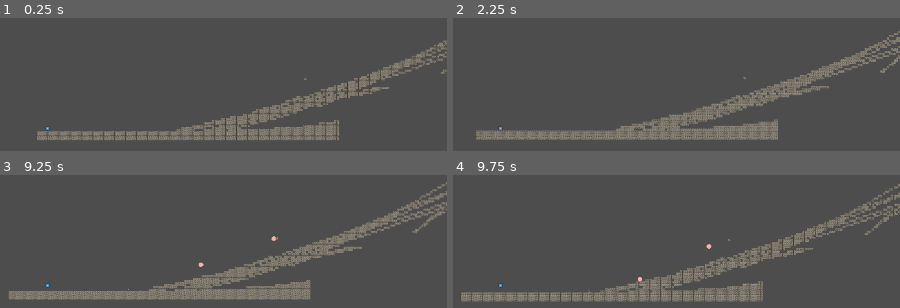
Above: before the commit, frames 1-4 (two rows, left to right).
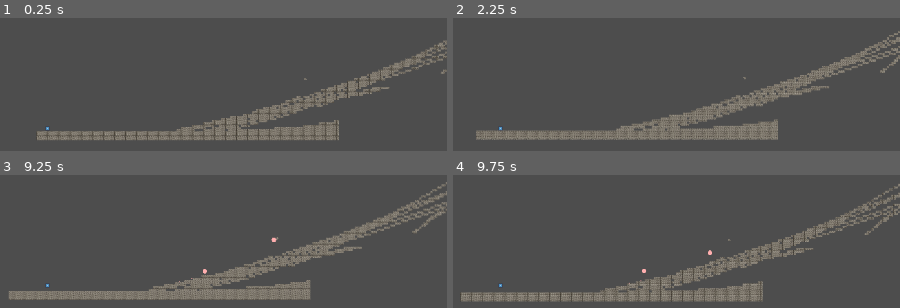
Above: after the commit, the same moments.

Repository: Sogrief/stairs
Game: Godot game, scene res://scenes/level/main.tscn
Same seed, same stepped clock (60 frames per second), same inputs: the game is played once before the commit and once after it. The engine's default icon, where the game draws it, is replaced by a stand-in: a white triangle on a blue panel in a dark square.
Inputs:
- Up to frame 1 (0.25 s): no input
- Up to frame 2 (2.25 s): hold Right (move_right) 0.53-2.03 s; tap Up (jump) at 0.77, 1.52 s; hold Left (move_left) from 2.03 s (still down)
- Up to frame 3 (9.25 s): release Left (move_left) at 2.78 s; hold Right (move_right) 2.78-4.28 s; tap Up (jump) at 3.02, 3.77, 4.52, 6.02, 6.77, 7.52, 9.02 s; hold Left (move_left) 4.28-5.03 s; hold Right (move_right) 5.03-5.78 s; hold Left (move_left) 5.78-7.28 s; hold Right (move_right) from 7.28 s (still down)
- Up to frame 4 (9.75 s): release Right (move_right) at 9.53 s; hold Left (move_left) from 9.53 s (still down)

Frames 1-2 are identical in both runs. In frame 3, 0.1% of the frame differs, in the area x 28-62%, y 45-88%; in frame 4, 0.1%, in the area x 30-58%, y 51-89%.

Commit message:
lancement des projectiles en direction du joueur

Diff:
--- a/scenes/level/scripts/spawn_projectiles.gd
+++ b/scenes/level/scripts/spawn_projectiles.gd
@@ -27,6 +27,11 @@
 		closest_point = get_closest_path_point(path_points, player_position) # mise à jour du point le plus proche
 
 	#------------------- spawn des projectiles -------------------
+	var launcher_radiant_rotation = projectile_launcher.global_rotation # rotation en gradiant du lanceur
+	var launcher_direction = Vector2(cos(launcher_radiant_rotation), sin(launcher_radiant_rotation)) # direction normalisée du lanceur
+
+	var impulse_force = 1000
+
 	timer -= delta
 
 	if timer < 0.0:
@@ -38,8 +43,7 @@
 		projectile_instance.global_position = self.global_position # spécifie la position du projectile_scene égale à celle du spawner
 		projectile_instance.size = randi_range(0, projectile.SIZE.size() - 1) # randomisation de la taille des projectiles a leur apparition
 
-		var impulse = Vector2(-1000, 0)
-		projectile_instance.apply_impulse(impulse) # ajout d'une impulsion vers la gauche
+		projectile_instance.apply_impulse(launcher_direction * -impulse_force) # ajout d'une impulsion au projectile
 
 
 #------------------- fonction qui récupère les coordonnées des points du Path 2D -------------------
